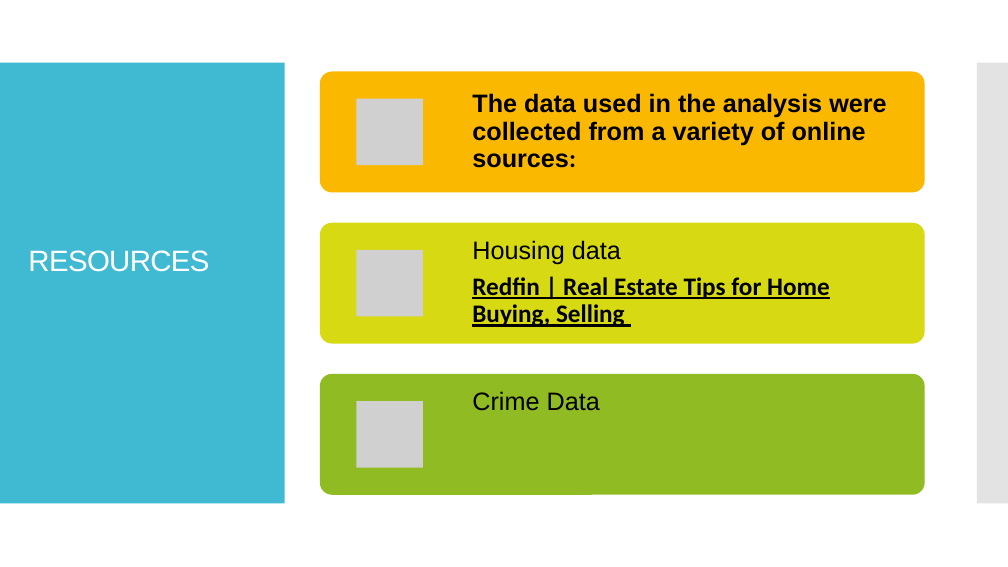
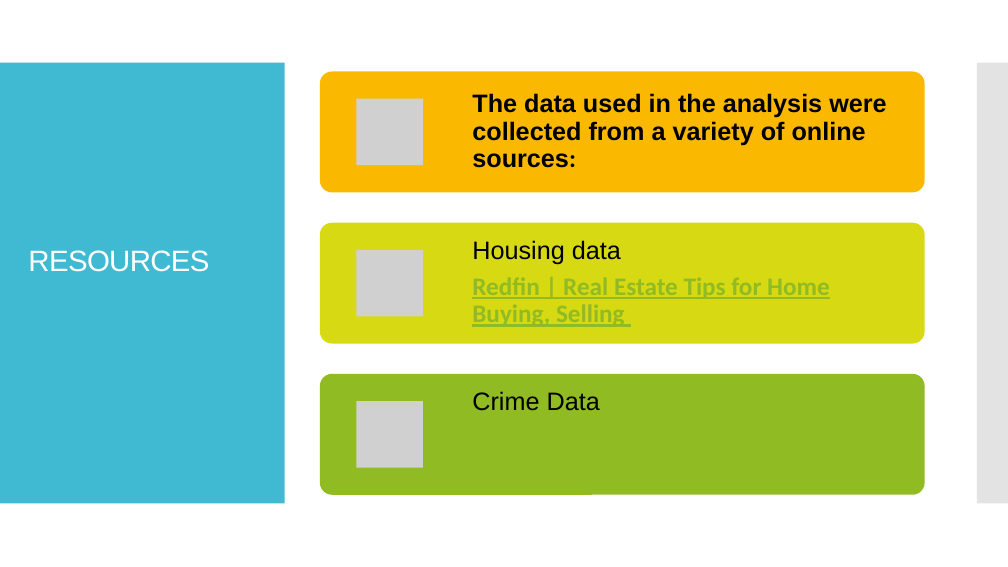
Before and after one commit to andresocorro/project_1, a slide deck: slide 3 of Presentation/final draft.pptx. Drawn at 1008x567 pixels with LibreOffice and Linux fonts; fonts in the diff are those of the drawing; grey boxes stand for pictures. Boxes give left, top, right and bottom in pixels: in the first picture for what was removed or moved away, otherwise in the second. Text is boxed around its words. In the diff, an @@ line names an element or a change of style, - is before the commit and + after.

```diff
--- a/Presentation/final draft.pptx
+++ b/Presentation/final draft.pptx
@@ text at (472, 277, 830, 327): text colour #000000 to #90BB23 in "Redfin | Real Estate Tips for Home ..." @@
```
Also in this commit, not shown: 1 other slide changed.
